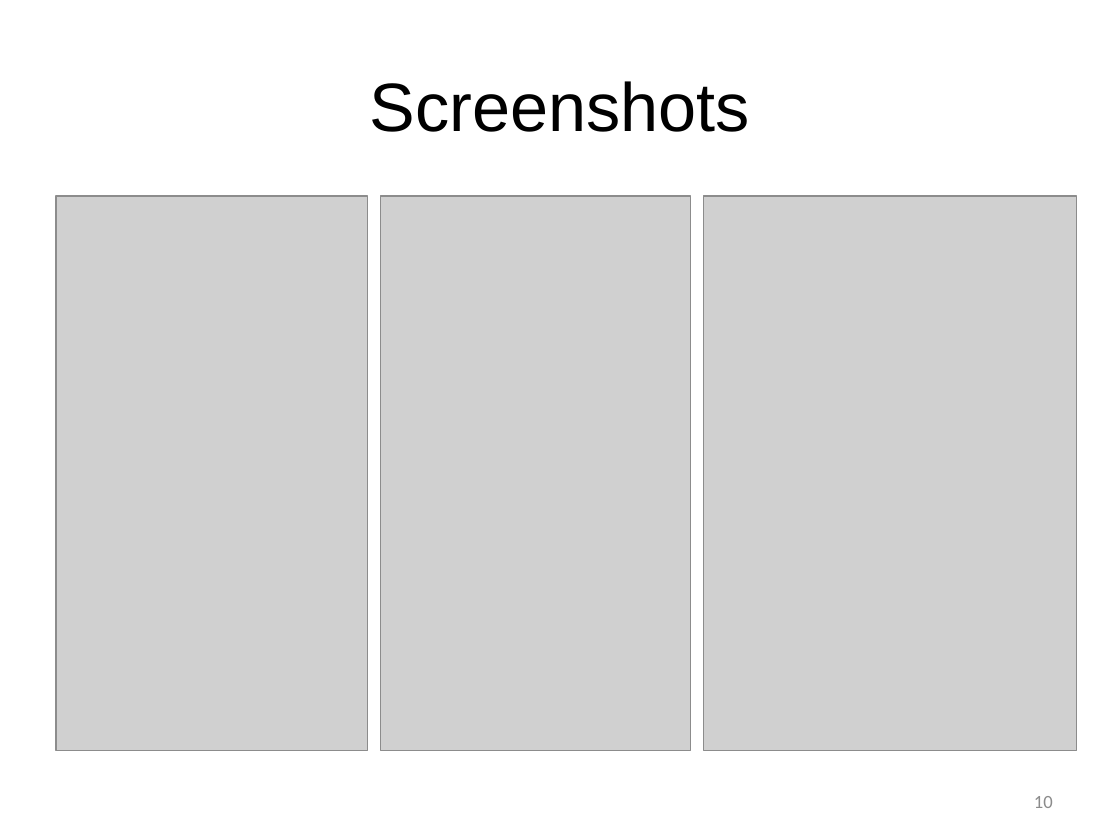
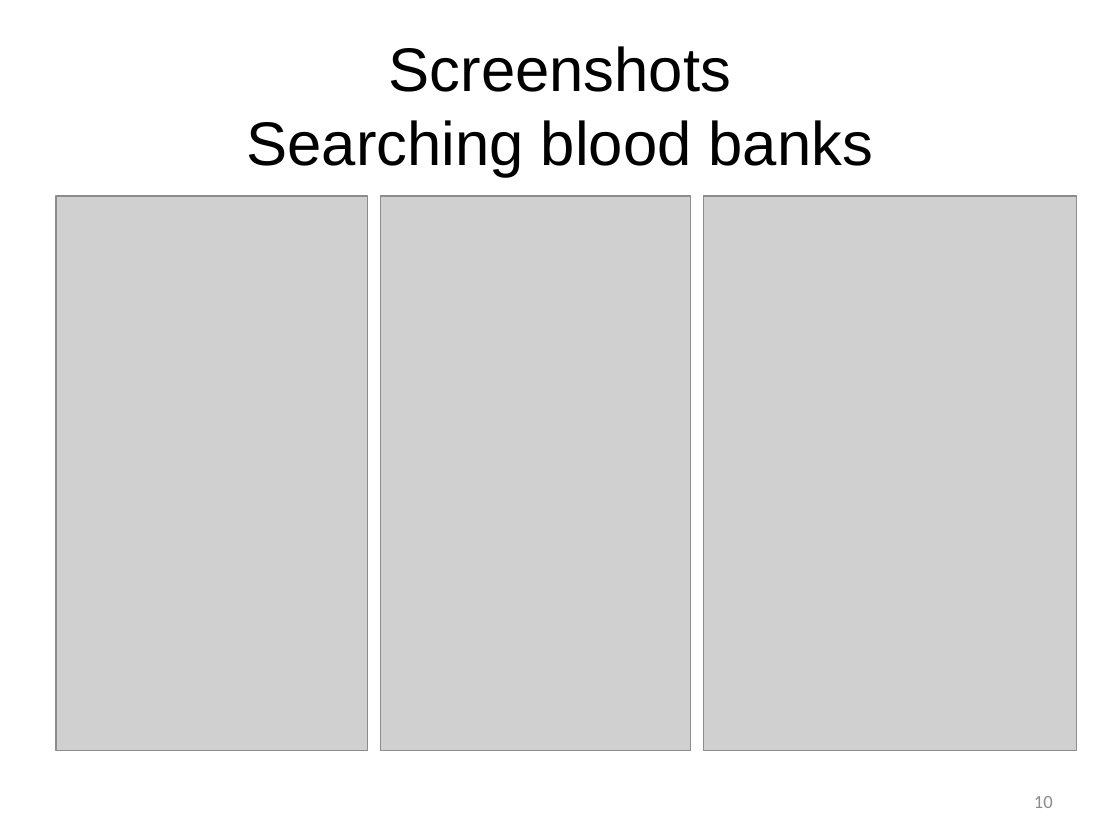
Before and after one commit to SCE-UMKC/ASESP2016_Blood-Donor_TEAM-4, a slide deck: slide 10 of ASE_ProjectCT_Presentation.pptx. Drawn at 1120x840 pixels with LibreOffice and Linux fonts; fonts in the diff are those of the drawing; grey boxes stand for pictures; background and template pictures are left out. Boxes give left, top, right and bottom in pixels: in the first picture for what was removed or moved away, otherwise in the second. Text is boxed around its words. In the diff, an @@ line names an element or a change of style, - is before the commit and + after.

```diff
--- a/ASE_ProjectCT_Presentation.pptx
+++ b/ASE_ProjectCT_Presentation.pptx
@@ title at [247, 46, 873, 176]: text changed; size 44 to 39.6 pt @@
-Screenshots
+Screenshots
+Searching blood banks
```
Also in this commit, not shown: 4 other slides changed, 1 slide added, 5 other files.
